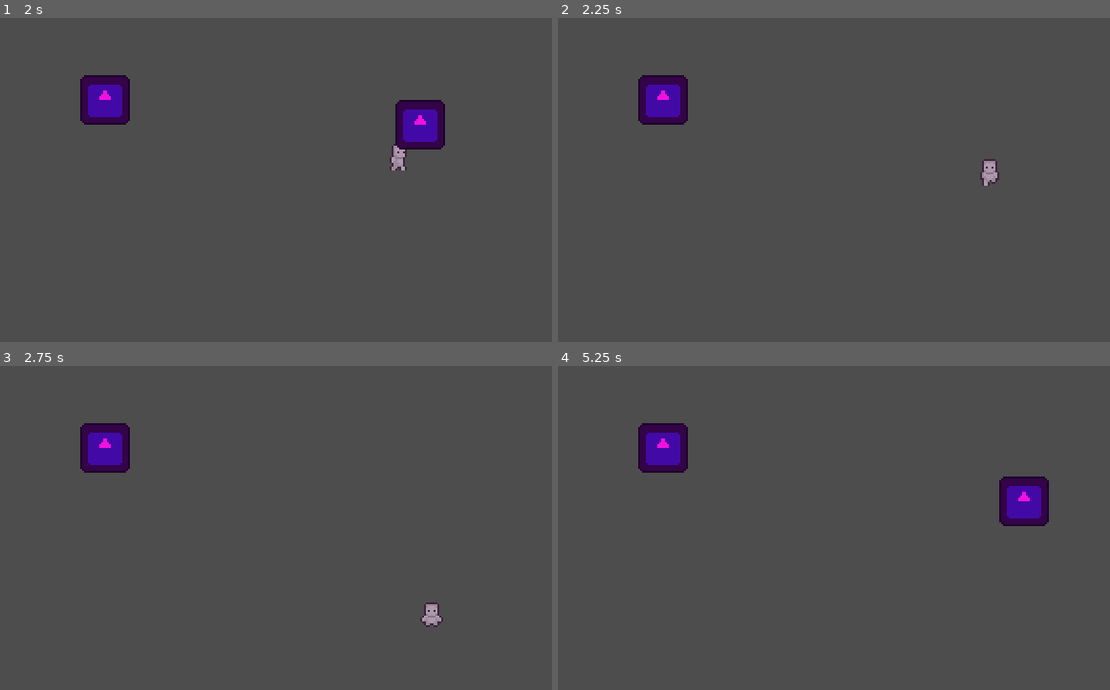
Above: before the commit, frames 1-4 (two rows, left to right).
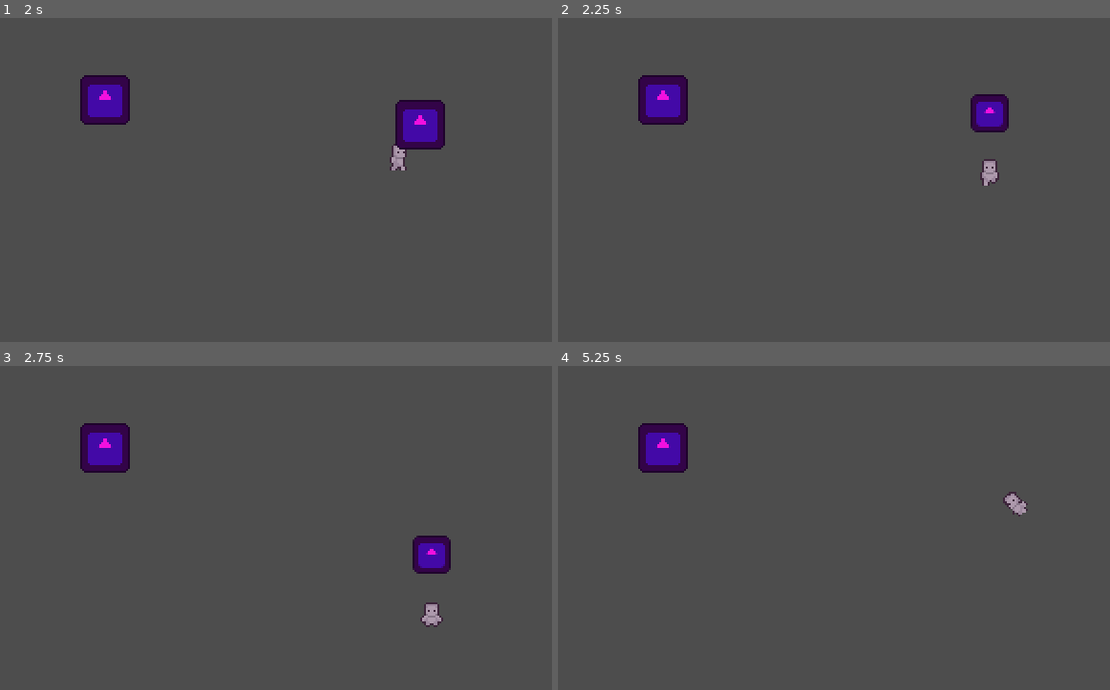
Above: after the commit, the same moments.

Repository: GabrielAF-Faca/GMTK-2025
Game: Godot game, scene res://scenes/main.tscn
Two runs of this game, one before a commit and one after it. Both use one fixed random seed, a clock stepped at 60 frames per second and the inputs below. The engine's default icon, where the game draws it, is replaced by a stand-in: a white triangle on a blue panel in a dark square.
Inputs:
- Up to frame 1 (2 s): click "Start" at 0.5 s; tap Enter at 1.25 s; hold Right (move_right) from 1.28 s (still down); hold E (interact) from 1.28 s (still down)
- Up to frame 2 (2.25 s): release Right (move_right) at 2.03 s; release E (interact) at 2.03 s; hold Down (move_down) from 2.03 s (still down); tap E (interact) at 2.1 s
- Up to frame 3 (2.75 s): keep holding Down (move_down)
- Up to frame 4 (5.25 s): release Down (move_down) at 2.78 s; hold Right (move_right) 2.78-3.53 s; hold E (interact) 2.78-3.53 s; tap Shift (roll) at 2.85, 5.1 s; hold Up (move_up) 3.53-4.28 s; tap E (interact) at 3.6 s; tap Space at 4.25 s; hold E (interact) 4.28-5.03 s; hold Left (move_left) from 4.28 s (still down)

Frame 1 is identical in both runs. In frame 2, 0.8% of the frame differs, in the area x 74-82%, y 23-36%; in frame 3, 0.8%; in frame 4, 1.4%, in the area x 79-89%, y 34-50%.

Commit message:
ta pegando as torre e aparecendo isso

Diff:
--- a/scenes/components/tower_placement_component.gd
+++ b/scenes/components/tower_placement_component.gd
@@ -3,30 +3,41 @@
 extends Node
 
 @export_group("Throw Settings")
-# Novas variáveis para controlar a força do arremesso
-@export var min_throw_force: float = 5.0
-@export var max_throw_force: float = 100.0
-@export var charge_speed: float = 250.0 # Pontos de força por segundo
+@export var min_throw_force: float = 15.0
+@export var max_throw_force: float = 150.0
+@export var charge_speed: float = 250.0
 
-# Referência para a torre que o jogador está segurando
-var held_tower: Area2D = null
-# Referência para as torres que estão próximas ao jogador
-var nearby_towers: Array[Area2D] = []
+# --- Variáveis para o feedback visual ---
+# Referência para o sprite que aparece quando o jogador segura uma torre
+@onready var held_tower_sprite: Sprite2D = $HeldTowerSprite
+# ------------------------------------
 
-# Nó que mostrará a prévia da trajetória do arremesso
+var held_tower: Tower = null
+var nearby_towers: Array[Tower] = []
 var trajectory_preview: Line2D
-
-# Variáveis de estado para o carregamento
 var is_charging: bool = false
 var current_throw_force: float = 0.0
 
-# Referências aos outros nós e componentes
+# --- Nova variável para a lógica de "ping-pong" ---
+var force_increasing: bool = true
+# ------------------------------------------------
+
 var owner_player: CharacterBody2D
 var interaction_area: Area2D
 var animation_component: AnimationComponent
 var input_component: InputComponent
 
 func _ready():
+	# Inicializa a linha de previsão para evitar erros
+	trajectory_preview = Line2D.new()
+	trajectory_preview.width = 3.0
+	trajectory_preview.default_color = Color(1, 1, 1, 0.5)
+	var gradient = Gradient.new()
+	gradient.set_colors([Color.WHITE, Color(1,1,1,0)])
+	trajectory_preview.gradient = gradient
+	trajectory_preview.hide()
+
+	# Espera o "dono" (Player) estar pronto
 	await owner.ready
 
 	owner_player = owner as CharacterBody2D
@@ -34,65 +45,77 @@
 	animation_component = owner_player.get_node("AnimationComponent")
 	input_component = owner_player.get_node("InputComponent")
 
+	# Adiciona a linha de previsão como filha do player
+	owner_player.add_child(trajectory_preview)
+
+	# Validação dos nós necessários
 	if not interaction_area or not animation_component or not input_component:
 		push_error("Um ou mais componentes não foram encontrados no Player.")
 		return
 
+	if not held_tower_sprite:
+		push_error("O nó 'HeldTowerSprite' não foi encontrado como filho deste componente.")
+		return
+
+	held_tower_sprite.hide()
+
+	# Conecta os sinais da área de interação
 	interaction_area.area_entered.connect(_on_interaction_area_entered)
 	interaction_area.area_exited.connect(_on_interaction_area_exited)
-
-	trajectory_preview = Line2D.new()
-	trajectory_preview.width = 3.0
-	trajectory_preview.default_color = Color(1, 1, 1, 0.5)
-	var gradient = Gradient.new()
-	gradient.set_colors([Color.WHITE, Color(1,1,1,0)])
-	trajectory_preview.gradient = gradient
-	owner_player.add_child(trajectory_preview)
-	trajectory_preview.hide()
-
-var force_increasing = true
 
 func _process(delta: float):
 	if not is_instance_valid(owner_player):
 		return
 
-	# Lógica de input baseada em estados (pegar, carregar, atirar)
+	# Lógica de Input simplificada
+	# Se o jogador estiver segurando uma torre
 	if held_tower:
-		# Inicia o carregamento
-		if input_component.interact_just_pressed and not is_charging:
-			is_charging = true
-			force_increasing = true
-			current_throw_force = min_throw_force
-
-		# Enquanto carrega, aumenta a força e atualiza a pré-visualização
-		if is_charging and input_component.interact_pressed:
-			if force_increasing:
-				current_throw_force = min(current_throw_force + charge_speed * delta, max_throw_force)
-				if ((current_throw_force + charge_speed * delta) > max_throw_force):
-					force_increasing = false
-			else:
-				current_throw_force = max(min_throw_force, min(current_throw_force - charge_speed * delta, max_throw_force))
-				if ((current_throw_force - charge_speed * delta) < min_throw_force):
-					force_increasing = true
-			update_trajectory_preview()
-			trajectory_preview.show()
-
-		# Solta a tecla para atirar
-		if is_charging and input_component.interact_just_released:
-			is_charging = false
-			trajectory_preview.hide()
-			throw_tower()
-
-	# Se não estiver a segurar uma torre, verifica se pode pegar uma
+		handle_charging_and_throwing(delta)
+		# Força o sprite a seguir o jogador
+		held_tower_sprite.global_position = owner_player.global_position + Vector2(0, -30)
+	# Se não estiver segurando, verifica se pode pegar uma
 	elif nearby_towers.size() > 0 and input_component.interact_just_pressed:
 		pickup_tower(nearby_towers[0])
 
+# Função para lidar com o carregamento e arremesso
+func handle_charging_and_throwing(delta: float):
+	# Inicia o carregamento
+	if input_component.interact_just_pressed and not is_charging:
+		is_charging = true
+		current_throw_force = min_throw_force
+		force_increasing = true # Garante que a força sempre comece a subir
+
+	# Lógica de carregamento "ping-pong"
+	if is_charging and input_component.interact_pressed:
+		if force_increasing:
+			current_throw_force += charge_speed * delta
+			if current_throw_force >= max_throw_force:
+				current_throw_force = max_throw_force
+				force_increasing = false
+		else: # A força está a diminuir
+			current_throw_force -= charge_speed * delta
+			if current_throw_force <= min_throw_force:
+				current_throw_force = min_throw_force
+				force_increasing = true
+
+		update_trajectory_preview()
+		trajectory_preview.show()
+
+	# Solta a tecla para atirar
+	if is_charging and input_component.interact_just_released:
+		is_charging = false
+		trajectory_preview.hide()
+		throw_tower()
+
+# Pega uma torre existente no mundo
 func pickup_tower(tower: Tower):
 	held_tower = tower
 	TowerManager.unregister_tower(tower)
 	tower.hide()
+	held_tower_sprite.show() # Mostra o sprite de feedback
 	nearby_towers.erase(tower)
 
+# Arremessa a torre que estava sendo segurada
 func throw_tower():
 	if not held_tower:
 		return
@@ -101,7 +124,6 @@
 	if direction == Vector2.ZERO:
 		direction = Vector2.RIGHT
 
-	# Usa a força carregada em vez de uma distância fixa
 	var throw_position = owner_player.global_position + direction * current_throw_force
 
 	held_tower.global_position = throw_position
@@ -110,6 +132,7 @@
 	TowerManager.register_tower(held_tower)
 
 	held_tower = null
+	held_tower_sprite.hide() # Esconde o sprite de feedback
 
 func update_trajectory_preview():
 	var direction = animation_component.last_dir
@@ -117,7 +140,6 @@
 		direction = Vector2.RIGHT
 
 	var start_point = Vector2.ZERO
-	# O ponto final da linha agora usa a força atual
 	var end_point = direction * current_throw_force
 
 	trajectory_preview.clear_points()
--- a/scenes/components/tower_placement_component.tscn
+++ b/scenes/components/tower_placement_component.tscn
@@ -1,6 +1,14 @@
-[gd_scene load_steps=2 format=3 uid="uid://upmdtlxurore"]
+[gd_scene load_steps=3 format=3 uid="uid://upmdtlxurore"]
 
 [ext_resource type="Script" uid="uid://cmcatutx03rt0" path="res://scenes/components/tower_placement_component.gd" id="1_6n088"]
+[ext_resource type="Texture2D" uid="uid://cplm0vb06pbdj" path="res://icon.svg" id="2_6p6ry"]
 
 [node name="TowerPlacementComponent" type="Node"]
 script = ExtResource("1_6n088")
+
+[node name="HeldTowerSprite" type="Sprite2D" parent="."]
+modulate = Color(0.968627, 0.215686, 1, 1)
+self_modulate = Color(0.976471, 0.298039, 0.87451, 1)
+position = Vector2(0, -20)
+scale = Vector2(0.15, 0.15)
+texture = ExtResource("2_6p6ry")
Not shown, added: scenes/player.tscn15789258960.tmp
